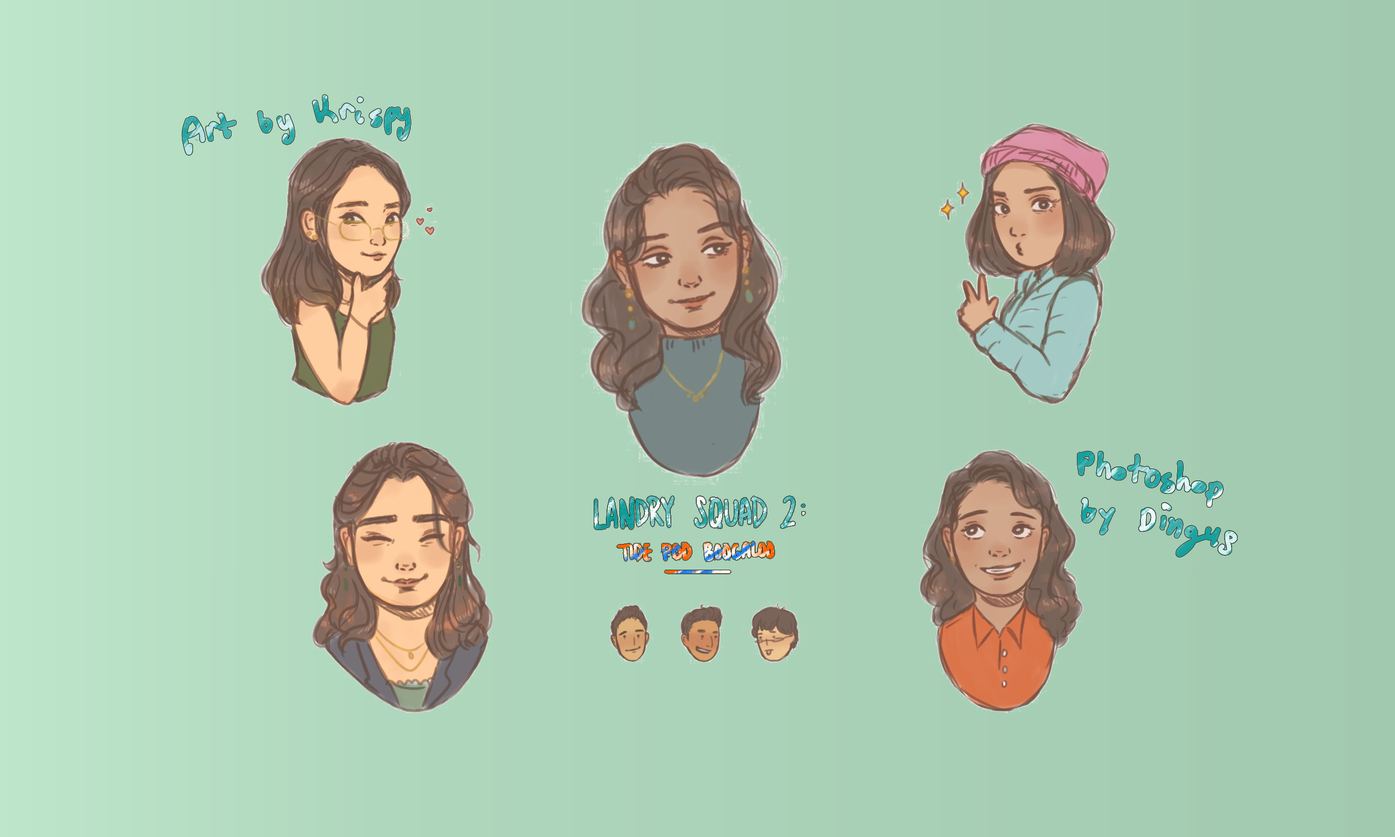
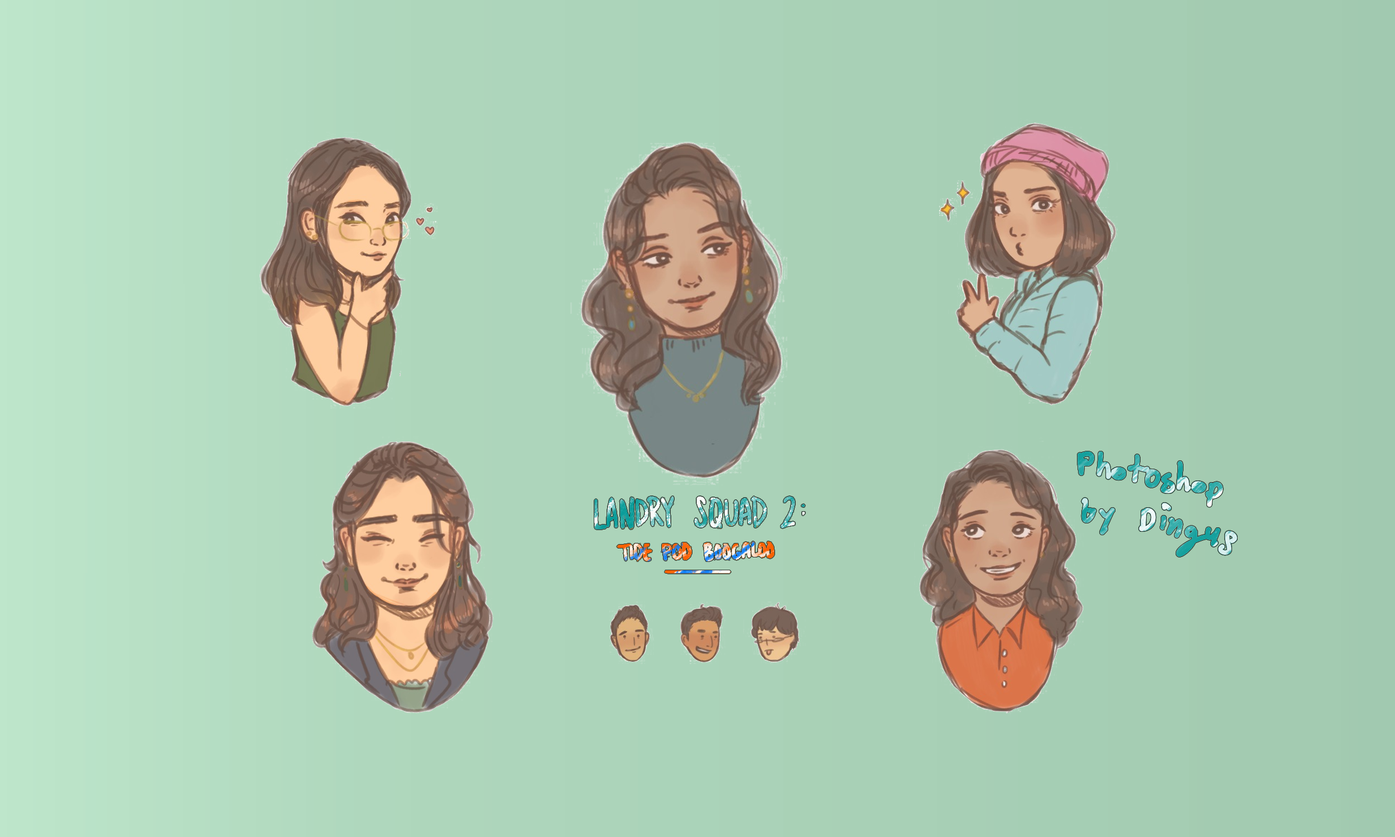
Two versions of the same layered image (1395 × 837). Layer-by-layer changes:
painted on "Paint Layer 7" over [181,94,412,156]
painted on "Paint Layer 4" over [181,94,412,156]
painted on "background" over [181,94,412,156]
painted on "Paint Layer 3" over [181,94,412,156]
